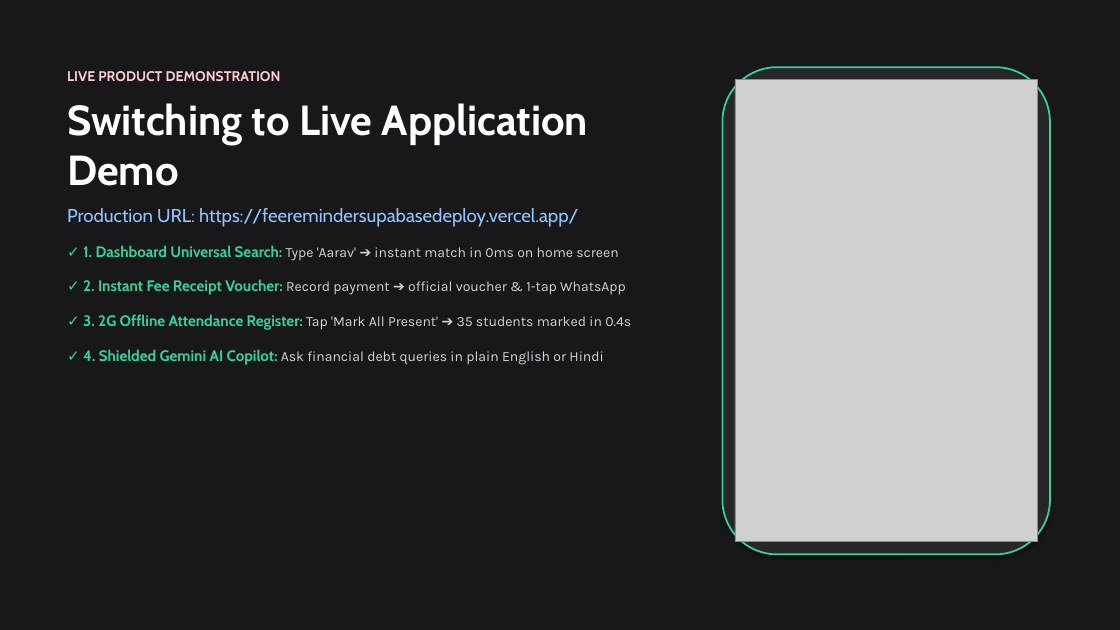
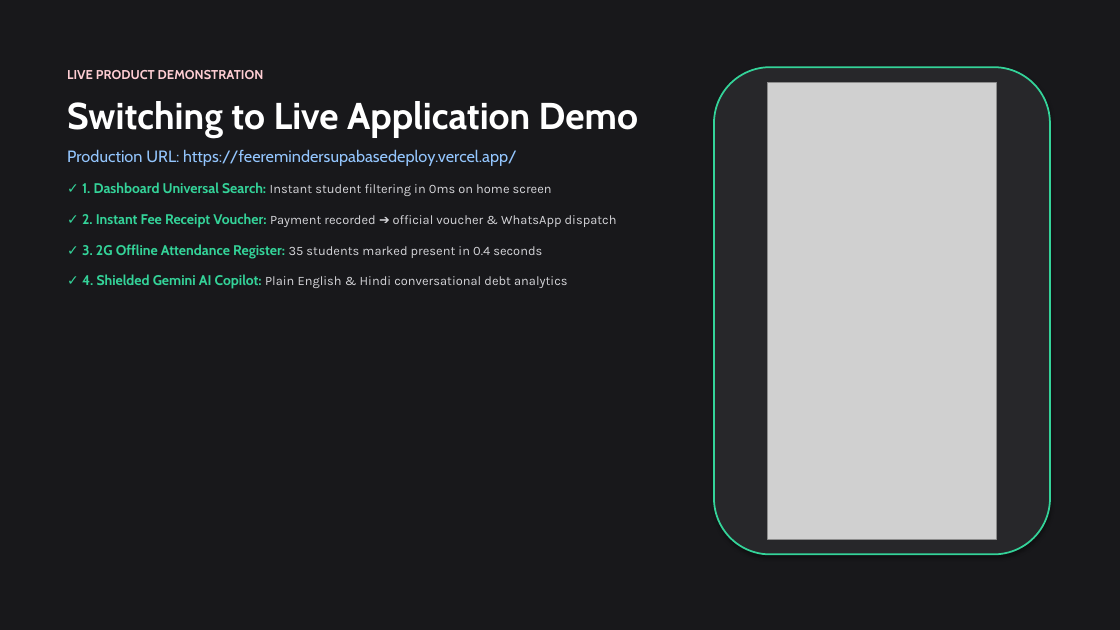
Before and after one commit to W4rrioz/Fee-reminder, a slide deck: slide 6 of EduManage_Bharat_Hackathon_Presentation.pptx. Drawn at 1120x630 pixels with LibreOffice and Linux fonts; fonts in the diff are those of the drawing; grey boxes stand for pictures. Boxes give left, top, right and bottom in pixels: in the first picture for what was removed or moved away, otherwise in the second. Text is boxed around its words. In the diff, an @@ line names an element or a change of style, - is before the commit and + after.

Commit message:
feat(presentation): apply ppt-master alignment, fix card text containment, embed scaled phone mockups, add 3-min video master script

```diff
--- a/EduManage_Bharat_Hackathon_Presentation.pptx
+++ b/EduManage_Bharat_Hackathon_Presentation.pptx
@@ text at (x1=67, y1=70, x2=638, y2=166): size 12 to 11 pt in "LIVE PRODUCT DEMONSTRATION"; size 36 to 32 pt in "Switching to Live Application Demo"; size 16 to 14 pt in "Production URL: https://feeremindersupabasedeploy.vercel.app ..." @@
@@ rounded rectangle resized from (x1=723, y1=67, x2=1050, y2=555) to (x1=714, y1=67, x2=1050, y2=555) @@
@@ picture resized from (x1=735, y1=80, x2=1038, y2=542) to (x1=768, y1=82, x2=996, y2=539) @@
@@ text at (x1=82, y1=182, x2=617, y2=289): text changed; size 12 to 11 pt @@
-✓ 1. Dashboard Universal Search: Type 'Aarav' ➔ instant match in 0ms on home screen
-✓ 2. Instant Fee Receipt Voucher: Record payment ➔ official voucher & 1-tap WhatsApp
-✓ 3. 2G Offline Attendance Register: Tap 'Mark All Present' ➔ 35 students marked in 0.4s
-✓ 4. Shielded Gemini AI Copilot: Ask financial debt queries in plain English or Hindi
+✓ 1. Dashboard Universal Search: Instant student filtering in 0ms on home screen
+✓ 2. Instant Fee Receipt Voucher: Payment recorded ➔ official voucher & WhatsApp dispatch
+✓ 3. 2G Offline Attendance Register: 35 students marked present in 0.4 seconds
+✓ 4. Shielded Gemini AI Copilot: Plain English & Hindi conversational debt analytics
```
Also in this commit, not shown: 6 other slides changed, 5 other files.
